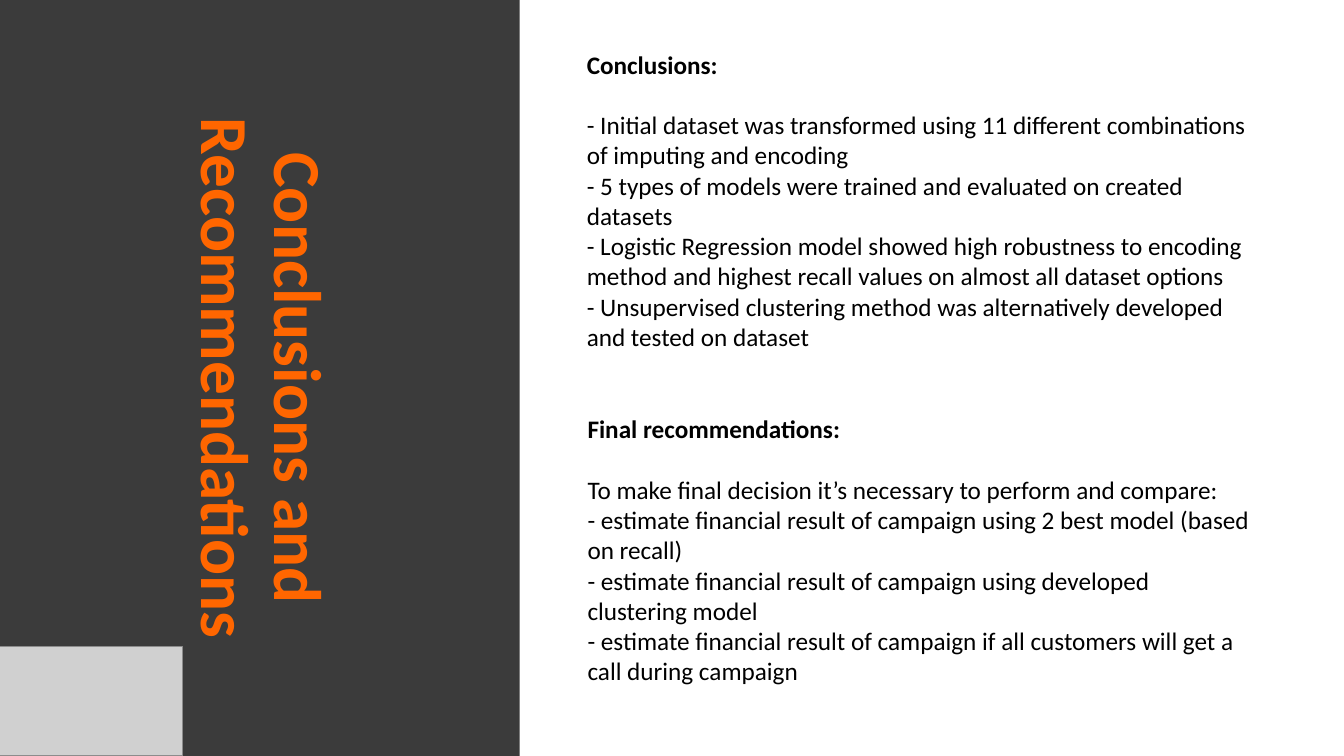
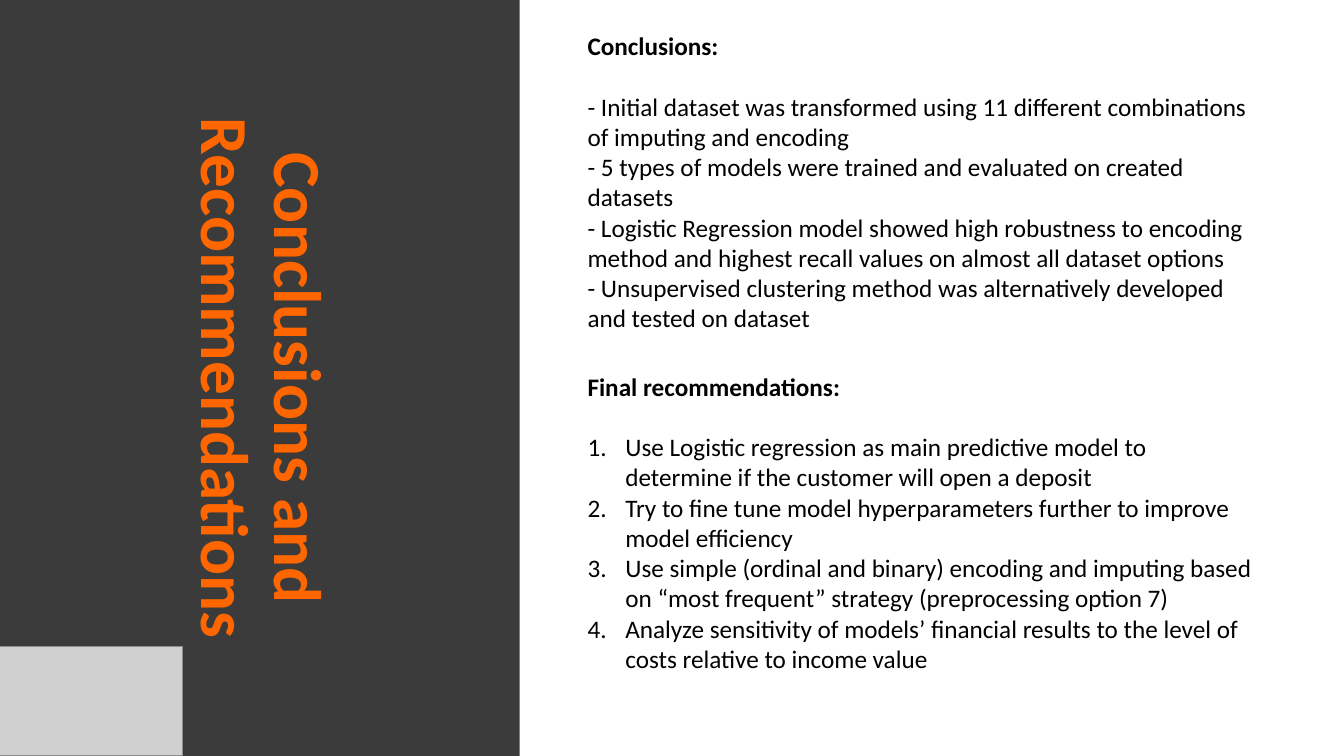
Before and after one commit to sharuhinda/bank_marketing_campaign, a slide deck: slide 12 of Week_13_Final_report.pptx (slide 11 before the commit). Drawn at 1344x756 pixels with LibreOffice and Linux fonts; fonts in the diff are those of the drawing; grey boxes stand for pictures. Boxes give left, top, right and bottom in pixels: in the first picture for what was removed or moved away, otherwise in the second. Text is boxed around its words. In the diff, an @@ line names an element or a change of style, - is before the commit and + after.

```diff
--- a/Week_13_Final_report.pptx
+++ b/Week_13_Final_report.pptx
@@ text "Conclusions:": place and size @@
-text "Conclusions:" at <box>587,56,1245,347</box>
+text "Conclusions:" at <box>588,37,1246,328</box>
@@ text "Final recommendations:": place and size @@
-text "Final recommendations:" at <box>588,420,1249,685</box>
+text "Final recommendations:" at <box>588,378,1251,669</box>
@@ text at <box>625,438,1251,669</box>: text changed @@
-To make final decision it’s necessary to perform and compare:
-- estimate financial result of campaign using 2 best model (based on recall)
-- estimate financial result of campaign using developed clustering model
-- estimate financial result of campaign if all customers will get a call during campaign
+1. Use Logistic regression as main predictive model to determine if the customer will open a deposit
+2. Try to fine tune model hyperparameters further to improve model efficiency
+3. Use simple (ordinal and binary) encoding and imputing based on “most frequent” strategy (preprocessing option 7)
+4. Analyze sensitivity of models’ financial results to the level of costs relative to income value
```
Also in this commit, not shown: 3 other slides changed, 1 slide added, 26 other files.
